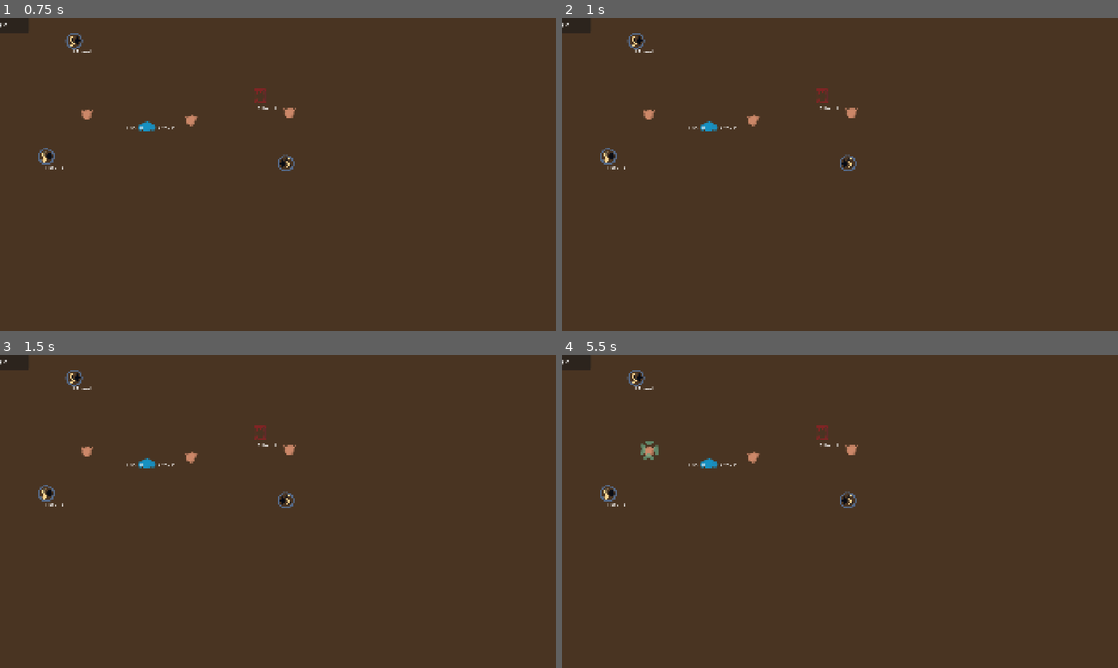
Above: before the commit, frames 1-4 (two rows, left to right).
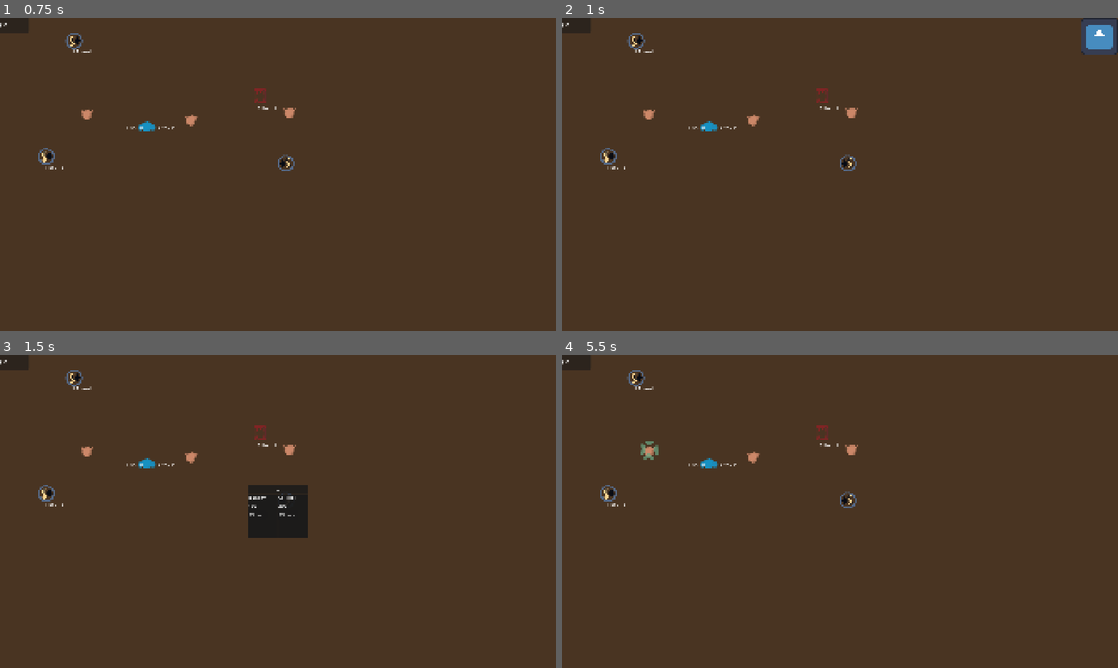
Above: after the commit, the same moments.

Repository: gp-it-be/chory
Game: Godot game, scene res://main/game.tscn
Two runs of this game, one before a commit and one after it. Both use one fixed random seed, a clock stepped at 60 frames per second and the inputs below. The engine's default icon, where the game draws it, is replaced by a stand-in: a white triangle on a blue panel in a dark square.
Inputs (mouse positions are in pixels of both pictures, inside the frame that each line leads up to):
- Up to frame 1 (0.75 s): tap Enter at 0.5 s; move the mouse to (400, 158) at 0.52 s; hold C (abort_worker_task) from 0.53 s (still down)
- Up to frame 2 (1 s): keep holding C (abort_worker_task)
- Up to frame 3 (1.5 s): release C (abort_worker_task) at 1.25 s; click (539, 373) at 1.27 s
- Up to frame 4 (5.5 s): click (840, 489) at 2 s, where only the run after the commit has a clickable "X"; click (1101, 373) at 2.77 s; click (817, 514) at 3.5 s, where only the run after the commit has a clickable "Choose"; tap Space at 4.25 s; move the mouse to (728, 527) at 4.27 s; click (728, 527) at 4.35 s; tap Enter at 5 s; move the mouse to (895, 442) at 5.02 s; hold Tab (select_next_worker) from 5.03 s (still down)

Frame 1 is identical in both runs. In frame 2, 0.8% of the frame differs, in the area x 93-100%, y 0-12%; in frame 3, 1.8%, in the area x 44-56%, y 41-59%; in frame 4, nothing differs.

Commit message:
contract selection prototype

Diff:
--- /dev/null
+++ b/factory/contracts.gd
@@ -0,0 +1,30 @@
+class_name ContractManager extends Node2D
+
+@export var ui : UI
+
+var _active_contracts = []
+
+##temp logic
+var time_to_contract := 1.0
+var has_emitted = false
+
+func _ready():
+	ui.choice_made.connect(func(choice: ContractChooser.ContractBluePrint):
+		_active_contracts.append("TODO map to a class that tracks a contract by being connected to a contract inventory BIN")
+		print("accepted contrqct for %s" % choice.name)
+		)
+
+
+#Temporary trigger to offer a contract choice
+func _process(delta: float) -> void:
+	if has_emitted: return
+	time_to_contract -= delta
+	if time_to_contract < 0.0:
+		ui.contract_choices = _generate_contract_choices()
+		has_emitted = true
+
+func _generate_contract_choices() -> Array[ContractChooser.ContractBluePrint]:
+	return [
+		ContractChooser.ContractBluePrint.new("BAKERY", 100),
+		ContractChooser.ContractBluePrint.new("SCHOOL", 200)
+		]
--- a/factory/factory.tscn
+++ b/factory/factory.tscn
@@ -1,9 +1,11 @@
 [gd_scene format=3 uid="uid://dgetbp07ibgk4"]
 
+[ext_resource type="Script" uid="uid://cbb38s2b478u4" path="res://factory/ui/ui.gd" id="1_8p6y5"]
 [ext_resource type="Script" uid="uid://hdyy2gmlhry7" path="res://factory/controllers/factory_controller.gd" id="1_bsidf"]
 [ext_resource type="PackedScene" uid="uid://bnrkjkqq2r07e" path="res://items/containers/salepoint/salepoint.tscn" id="2_br4io"]
 [ext_resource type="PackedScene" uid="uid://djpn06iha3lsn" path="res://items/containers/bin/bin.tscn" id="2_keyo3"]
 [ext_resource type="Shader" uid="uid://mluc7jc5alef" path="res://factory/line_move.gdshader" id="2_qqron"]
+[ext_resource type="Texture2D" uid="uid://cij18ek0ywq0u" path="res://icon.svg" id="2_qrq2b"]
 [ext_resource type="PackedScene" uid="uid://be0fwocc67ek1" path="res://machines/processor/processor.tscn" id="2_y1mhp"]
 [ext_resource type="Texture2D" uid="uid://cy88fenjegl6v" path="res://factory/line.png" id="3_67ti3"]
 [ext_resource type="PackedScene" uid="uid://c6wc31vacw71o" path="res://items/containers/buypoint/buypoint.tscn" id="3_br4io"]
@@ -11,6 +13,7 @@
 [ext_resource type="Shader" uid="uid://cfgxmb6ufdak1" path="res://factory/blink.gdshader" id="4_tsdvb"]
 [ext_resource type="Script" uid="uid://dr7g0gkj3jhdt" path="res://factory/controllers/workers_controller.gd" id="6_h5ffw"]
 [ext_resource type="Texture2D" uid="uid://du72lytjcqdl7" path="res://factory/selection.png" id="7_5iljq"]
+[ext_resource type="Script" uid="uid://ybx7anserftw" path="res://factory/contracts.gd" id="14_qrq2b"]
 
 [sub_resource type="ShaderMaterial" id="ShaderMaterial_67ti3"]
 shader = ExtResource("2_qqron")
@@ -29,6 +32,28 @@
 size_flags_horizontal = 0
 mouse_filter = 1
 color = Color(0.28494582, 0.2046169, 0.1330407, 1)
+
+[node name="UI" type="Control" parent="Floor/ColorRect" unique_id=444361828]
+top_level = true
+layout_mode = 1
+anchors_preset = 15
+anchor_right = 1.0
+anchor_bottom = 1.0
+grow_horizontal = 2
+grow_vertical = 2
+mouse_filter = 1
+script = ExtResource("1_8p6y5")
+
+[node name="OpenContractsButton" type="TextureButton" parent="Floor/ColorRect/UI" unique_id=2120232421]
+visible = false
+layout_mode = 1
+anchors_preset = 1
+anchor_left = 1.0
+anchor_right = 1.0
+offset_left = -40.0
+offset_bottom = 40.0
+grow_horizontal = 0
+texture_normal = ExtResource("2_qrq2b")
 
 [node name="FactoryController" type="Node2D" parent="." unique_id=1605500241]
 script = ExtResource("1_bsidf")
@@ -79,3 +104,7 @@
 
 [node name="Buypoint2" parent="Objects" unique_id=1957234794 instance=ExtResource("3_br4io")]
 position = Vector2(161, 482)
+
+[node name="Contracts" type="Node2D" parent="." unique_id=845282663 node_paths=PackedStringArray("ui")]
+script = ExtResource("14_qrq2b")
+ui = NodePath("../Floor/ColorRect/UI")
--- /dev/null
+++ b/factory/ui/contract_chooser/contract_chooser.gd
@@ -0,0 +1,38 @@
+class_name ContractChooser extends CenterContainer
+
+var choices : Array[ContractBluePrint]
+
+signal choice_made(contract_choice: ContractChooser.ContractBluePrint)
+signal closed
+
+const CONTRACT_OPTION = preload("uid://ds75y65q8g036")
+var _choice_emitted := false
+
+
+func _ready() -> void:
+	$PanelContainer/VBoxContainer/CloseButton.pressed.connect(_on_close)
+	for choice in choices:
+		var instance = CONTRACT_OPTION.instantiate() as ContractOption
+		instance.option = choice
+		instance.choosen.connect(_choice_chosen)
+		$PanelContainer/VBoxContainer/HBoxContainer.add_child(instance)
+
+func _on_close():
+	closed.emit()
+
+func _choice_chosen(choice: ContractChooser.ContractBluePrint):
+	if _choice_emitted:
+		push_warning("contract choice was already made")
+		return
+	_choice_emitted = true
+	choice_made.emit(choice)
+	queue_free()
+
+
+class ContractBluePrint:
+	var name: String
+	var reward_money: int
+
+	func _init(__name: String, __reward_money: int):
+		name = __name
+		reward_money = __reward_money
--- /dev/null
+++ b/factory/ui/contract_chooser/contract_chooser.tscn
@@ -0,0 +1,24 @@
+[gd_scene format=3 uid="uid://c318uqpiv2k6j"]
+
+[ext_resource type="Script" uid="uid://bseeijl2qt6px" path="res://factory/ui/contract_chooser/contract_chooser.gd" id="1_qecym"]
+
+[node name="ContractChooser" type="CenterContainer" unique_id=1279492146]
+anchors_preset = 15
+anchor_right = 1.0
+anchor_bottom = 1.0
+grow_horizontal = 2
+grow_vertical = 2
+script = ExtResource("1_qecym")
+
+[node name="PanelContainer" type="PanelContainer" parent="." unique_id=1379519979]
+layout_mode = 2
+
+[node name="VBoxContainer" type="VBoxContainer" parent="PanelContainer" unique_id=769577720]
+layout_mode = 2
+
+[node name="CloseButton" type="Button" parent="PanelContainer/VBoxContainer" unique_id=1425564882]
+layout_mode = 2
+text = "X"
+
+[node name="HBoxContainer" type="HBoxContainer" parent="PanelContainer/VBoxContainer" unique_id=260970100]
+layout_mode = 2
--- /dev/null
+++ b/factory/ui/contract_chooser/contract_option.gd
@@ -0,0 +1,10 @@
+class_name ContractOption extends PanelContainer
+
+signal choosen(option)
+
+var option : ContractChooser.ContractBluePrint
+
+func _ready() -> void:
+	$Panel/VBoxContainer/Button.pressed.connect(func():choosen.emit(option))
+	%Label.text = option.name
+	%Label2.text = str(option.reward_money)
--- /dev/null
+++ b/factory/ui/contract_chooser/contract_option.tscn
@@ -0,0 +1,29 @@
+[gd_scene format=3 uid="uid://ds75y65q8g036"]
+
+[ext_resource type="Script" uid="uid://cactwpxo0ubxk" path="res://factory/ui/contract_chooser/contract_option.gd" id="1_d8fhy"]
+
+[node name="ContractOption" type="PanelContainer" unique_id=1758305106]
+custom_minimum_size = Vector2(100, 150)
+script = ExtResource("1_d8fhy")
+
+[node name="Panel" type="Panel" parent="." unique_id=1157346691]
+layout_mode = 2
+
+[node name="VBoxContainer" type="VBoxContainer" parent="Panel" unique_id=635138365]
+layout_mode = 0
+offset_right = 65.0
+offset_bottom = 85.0
+
+[node name="Label" type="Label" parent="Panel/VBoxContainer" unique_id=2122645423]
+unique_name_in_owner = true
+layout_mode = 2
+text = "Bliep"
+
+[node name="Label2" type="Label" parent="Panel/VBoxContainer" unique_id=406171089]
+unique_name_in_owner = true
+layout_mode = 2
+text = "Bliep"
+
+[node name="Button" type="Button" parent="Panel/VBoxContainer" unique_id=1688805961]
+layout_mode = 2
+text = "Choose"
--- /dev/null
+++ b/factory/ui/ui.gd
@@ -0,0 +1,33 @@
+class_name UI extends Control
+
+const CONTRACT_CHOOSER = preload("uid://c318uqpiv2k6j")
+signal choice_made(contract_choice: ContractChooser.ContractBluePrint)
+
+
+var contract_choices: Array[ContractChooser.ContractBluePrint]:
+	set(value):
+		contract_choices = value
+		_contract_choices_updated()
+
+var _chooser: ContractChooser
+
+func _ready() -> void:
+	$OpenContractsButton.pressed.connect(open_contracts)
+
+func _contract_choices_updated():
+	if _chooser:
+		_chooser.queue_free()
+	_chooser = CONTRACT_CHOOSER.instantiate() as ContractChooser
+	_chooser.choices = contract_choices
+	_chooser.visible = false
+	_chooser.choice_made.connect(choice_made.emit)
+	_chooser.closed.connect(func():
+		_chooser.hide()
+		$OpenContractsButton.show()
+		)
+	add_child(_chooser)
+	$OpenContractsButton.show()
+
+func open_contracts():
+	$OpenContractsButton.hide()
+	_chooser.visible = true
Not shown, added: factory/contracts.gd.uid
Not shown, added: factory/ui/contract_chooser/contract_chooser.gd.uid
Not shown, added: factory/ui/contract_chooser/contract_option.gd.uid
Not shown, added: factory/ui/ui.gd.uid
